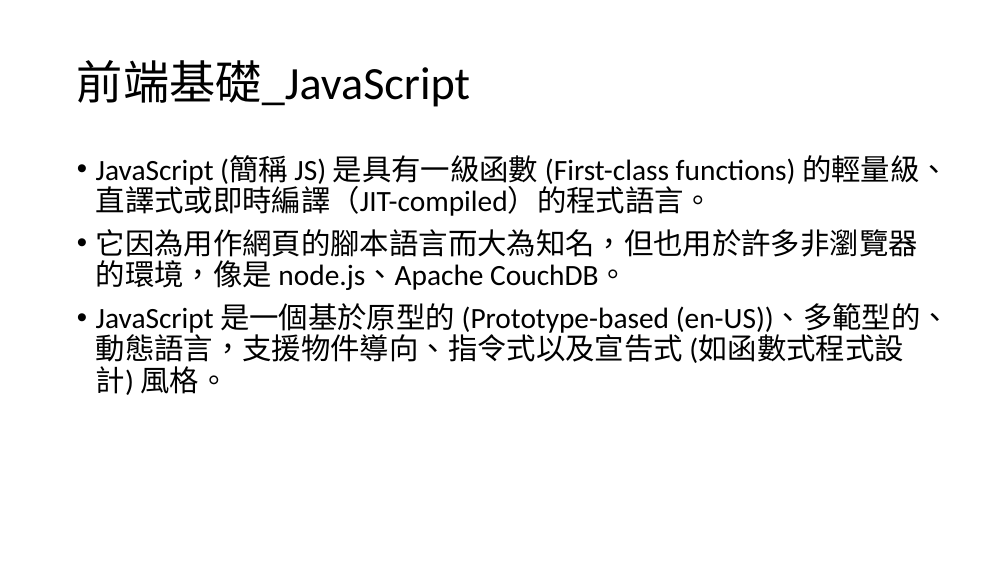
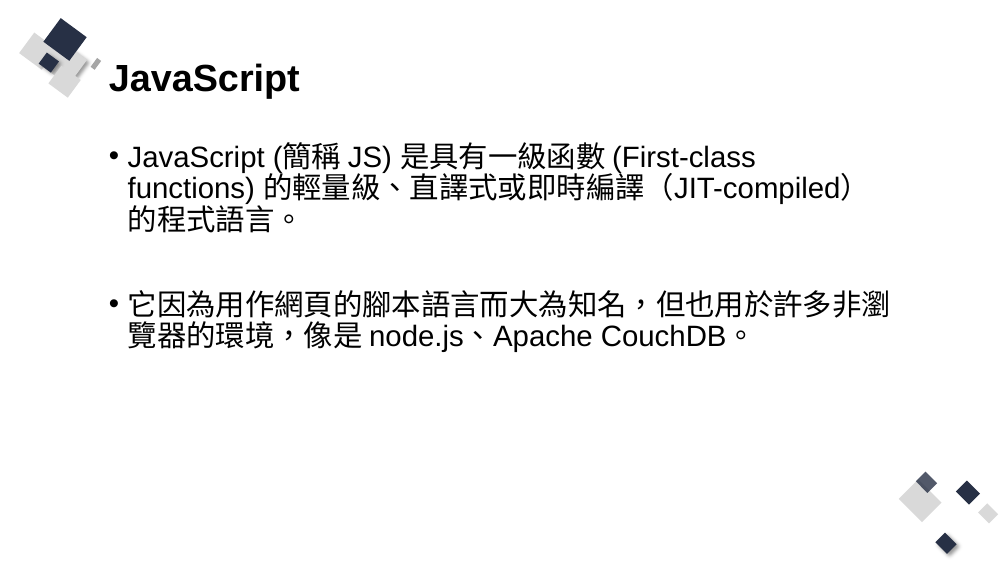
Before and after one commit to Q81JIAXIONG/-, a slide deck: slide 20 of 投影片/1.網頁基礎.pptx (slide 14 before the commit). Drawn at 1008x567 pixels with LibreOffice and Linux fonts; fonts in the diff are those of the drawing. Boxes give left, top, right and bottom in pixels: in the first picture for what was removed or moved away, otherwise in the second. Text is boxed around its words. In the diff, an @@ line names an element or a change of style, - is before the commit and + after.

```diff
--- a/投影片/1.網頁基礎.pptx
+++ b/投影片/1.網頁基礎.pptx
@@ group added at [20, 18, 102, 97]: 8 rectangles @@
@@ title at [109, 63, 300, 98]: text changed; size 44 to 36 pt; font Calibri to Arial; bold on @@
-前端基礎_JavaScript
+JavaScript
@@ text "JavaScript (簡稱 JS) 是具有一級函數 (First-class ...": place and size @@
-text "JavaScript (簡稱 JS) 是具有一級函數 (First-class ..." at [96, 155, 950, 395]
+text "JavaScript (簡稱 JS) 是具有一級函數 (First-class ..." at [128, 142, 891, 352]
@@ text "JavaScript (簡稱 JS) 是具有一級函數 (First-class ..." at [128, 142, 891, 352]: font Calibri to Arial @@
@@ text at [96, 303, 950, 395]: paragraph removed @@
-• JavaScript 是一個基於原型的 (Prototype-based (en-US))、多範型的、動態語言，支援物件導向、指令式以及宣告式 (如函數式程式設計) 風格。
@@ group added at [899, 472, 999, 554]: 5 rectangles @@
```
Also in this commit, not shown: 11 other slides changed, 15 slides added, 8 slides removed, 16 other files.
